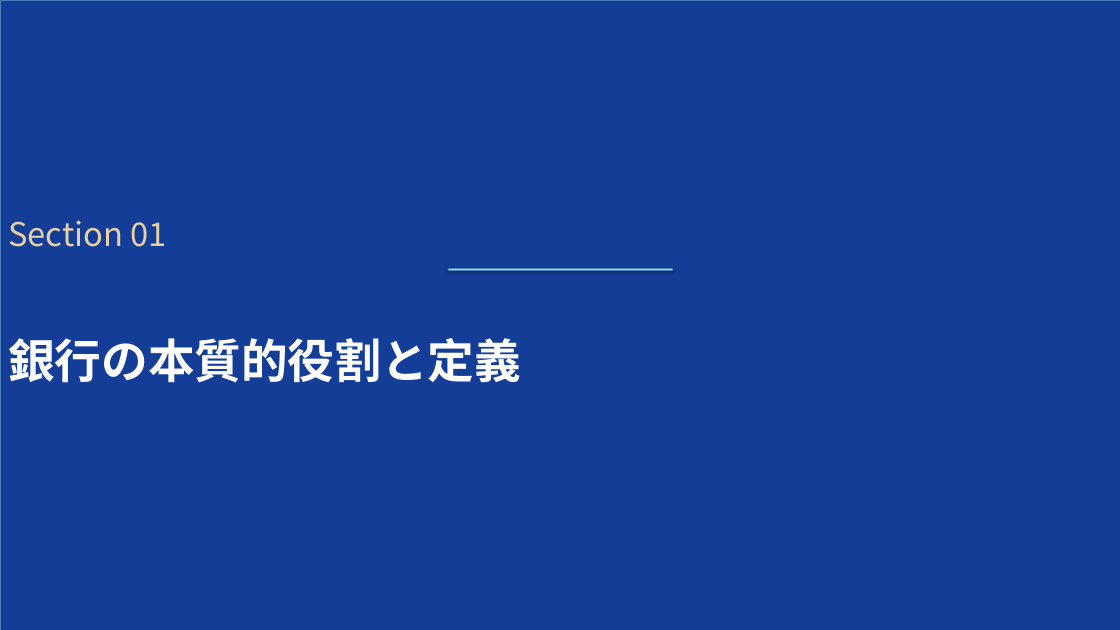
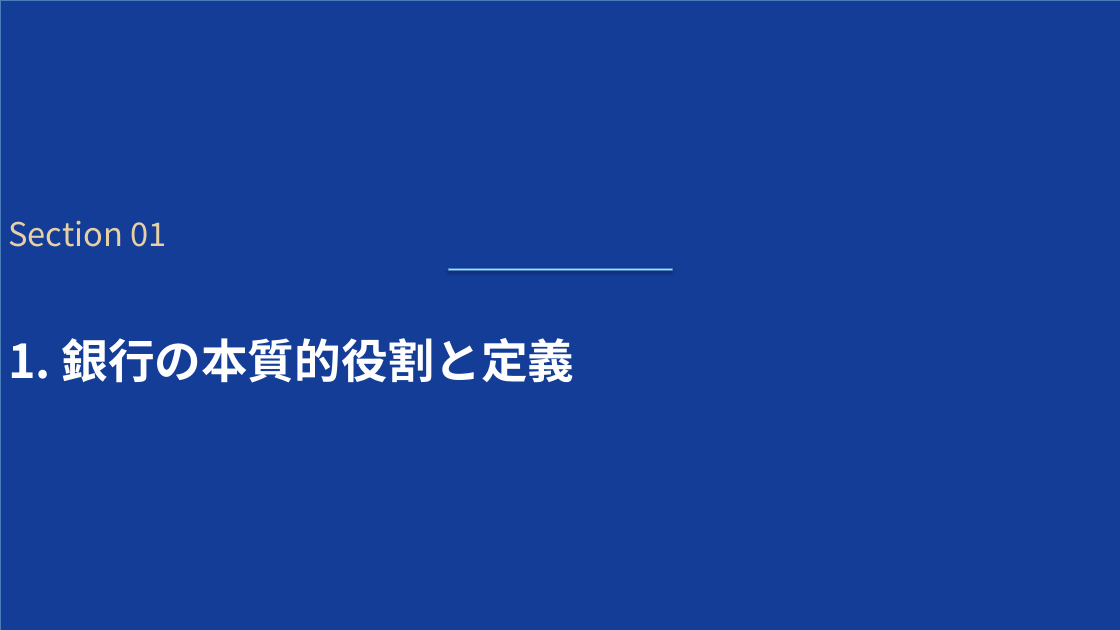
Before and after one commit to xilicrysta/bank-pptx, a slide deck: slide 3 of bank_industry_presentation.pptx. Drawn at 1120x630 pixels with LibreOffice and Linux fonts; fonts in the diff are those of the drawing. Boxes give left, top, right and bottom in pixels: in the first picture for what was removed or moved away, otherwise in the second. Text is boxed around its words. In the diff, an @@ line names an element or a change of style, - is before the commit and + after.

```diff
--- a/bank_industry_presentation.pptx
+++ b/bank_industry_presentation.pptx
@@ text at (8, 338, 574, 383): text changed @@
-銀行の本質的役割と定義
+1. 銀行の本質的役割と定義
```
Also in this commit, not shown: 6 other slides changed, 1 other file.
